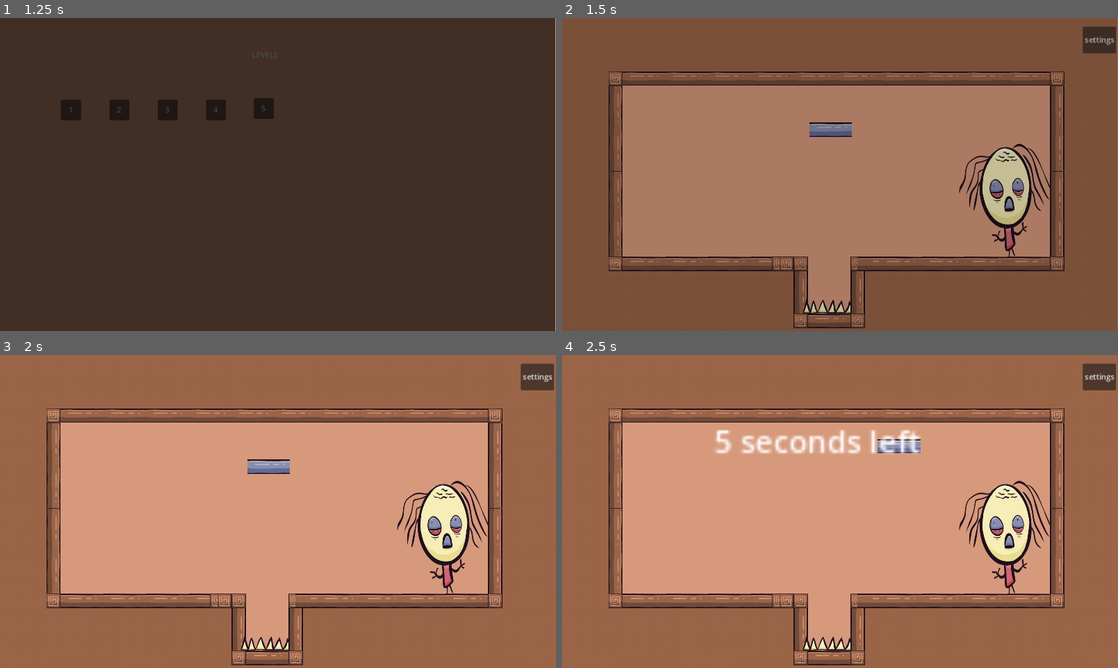
Above: before the commit, frames 1-4 (two rows, left to right).
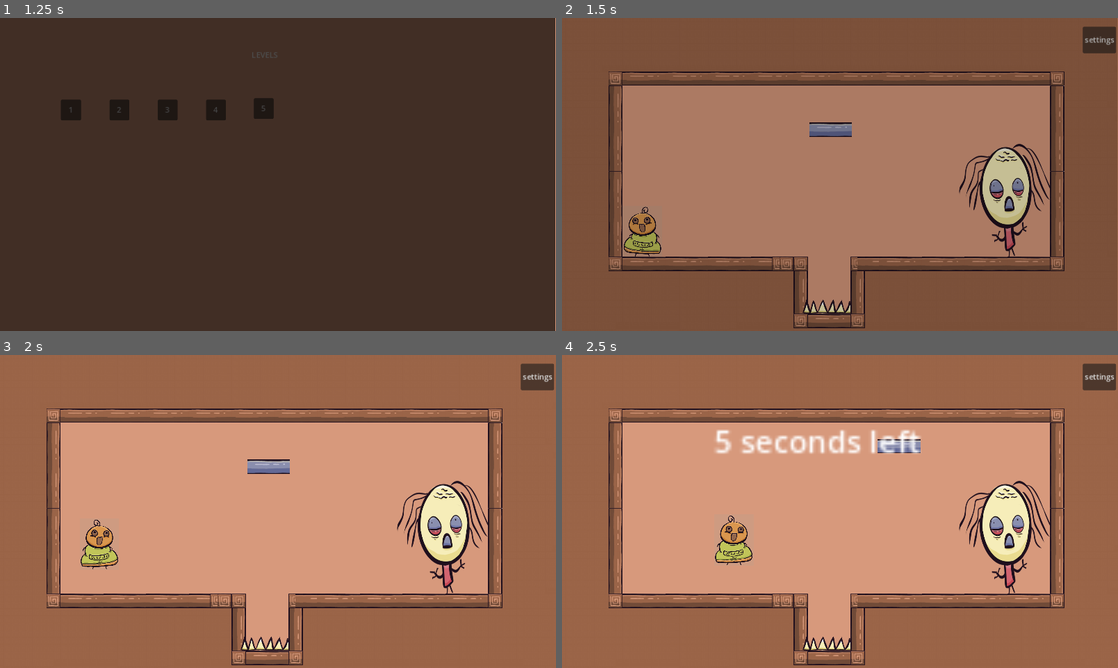
Above: after the commit, the same moments.

Repository: Yotambu100/The-hood-Five
Game: Godot game, scene res://main.tscn
The game is run twice, just before and just after one commit, with the same random seed, the same clock (stepped at 60 frames per second) and the same inputs.
Inputs (mouse positions are in pixels of both pictures, inside the frame that each line leads up to):
- Up to frame 1 (1.25 s): click (278, 271) at 0.5 s
- Up to frame 2 (1.5 s): click "1" at 1.25 s
- Up to frame 3 (2 s): no input
- Up to frame 4 (2.5 s): drag from (828, 467) to (895, 442) at 2.02 s

Frame 1 is identical in both runs. In frame 2, 0.7% of the frame differs, in the area x 11-18%, y 60-77%; in frame 3, 0.7%, in the area x 14-22%, y 52-69%; in frame 4, 0.7%.

Commit message:
add Momy images

Diff:
--- a/AutoPlayer/Player.tscn
+++ b/AutoPlayer/Player.tscn
@@ -1,8 +1,38 @@
-[gd_scene load_steps=19 format=3 uid="uid://y22qwdmagkle"]
+[gd_scene load_steps=34 format=3 uid="uid://y22qwdmagkle"]
 
 [ext_resource type="Script" path="res://AutoPlayer/Player.gd" id="1_72qd3"]
 [ext_resource type="Texture2D" uid="uid://cpbkifti6mk74" path="res://AutoPlayer/Player_idle1.png" id="2_dhkk1"]
 [ext_resource type="Texture2D" uid="uid://bk0uwxhqvcjfv" path="res://player/Player hands up.png" id="3_86g3i"]
+[ext_resource type="Texture2D" uid="uid://ojvdnxpax144" path="res://AutoPlayer/Animations/IdleAnimation/playerIdle_1.png" id="2_0xee7"]
+[ext_resource type="Texture2D" uid="uid://c1ydqj100lm4y" path="res://AutoPlayer/Animations/IdleAnimation/playerIdle_2.png" id="3_bc8m3"]
+[ext_resource type="Texture2D" uid="uid://t51hov6tjc02" path="res://AutoPlayer/Animations/IdleAnimation/playerIdle_3.png" id="4_62xdm"]
+[ext_resource type="Texture2D" uid="uid://cusu3kcjxfc8" path="res://AutoPlayer/Animations/IdleAnimation/playerIdle_4.png" id="5_680l3"]
+[ext_resource type="Texture2D" uid="uid://cb7ejf5062yjs" path="res://AutoPlayer/Animations/IdleAnimation/playerIdle_5.png" id="6_pfpxi"]
+[ext_resource type="Texture2D" uid="uid://lii0710eqsrf" path="res://AutoPlayer/Animations/IdleAnimation/playerIdle_6.png" id="7_oxhig"]
+[ext_resource type="Texture2D" uid="uid://dujin1ciq6pxi" path="res://AutoPlayer/Animations/IdleAnimation/playerIdle_7.png" id="8_4hcjg"]
+[ext_resource type="Texture2D" uid="uid://bgm3cwukv5mym" path="res://AutoPlayer/Animations/IdleAnimation/playerIdle_8.png" id="9_aqhqr"]
+[ext_resource type="Texture2D" uid="uid://b1f5r1bdmluy6" path="res://AutoPlayer/Animations/IdleAnimation/playerIdle_9.png" id="10_81uge"]
+[ext_resource type="Texture2D" uid="uid://cbv0gmbtxqmdr" path="res://AutoPlayer/Animations/IdleAnimation/playerIdle_10.png" id="11_uypo4"]
+[ext_resource type="Texture2D" uid="uid://cc3iatnj1jxti" path="res://AutoPlayer/Animations/IdleAnimation/playerIdle_11.png" id="12_mtfet"]
+[ext_resource type="Texture2D" uid="uid://c7r2atvfqsqus" path="res://AutoPlayer/Animations/IdleAnimation/playerIdle_12.png" id="13_xsopi"]
+[ext_resource type="Texture2D" uid="uid://badsasw3w0ysd" path="res://AutoPlayer/Animations/IdleAnimation/playerIdle_13.png" id="14_xiecv"]
+[ext_resource type="Texture2D" uid="uid://oajpr3oaryhr" path="res://AutoPlayer/Animations/IdleAnimation/playerIdle_14.png" id="15_wk4xo"]
+[ext_resource type="Texture2D" uid="uid://crd8ggnl2wfda" path="res://AutoPlayer/Animations/IdleAnimation/playerIdle_15.png" id="16_h2a2b"]
+[ext_resource type="Texture2D" uid="uid://bj0mdxunh47tb" path="res://AutoPlayer/Animations/RunAnimation/playerRun_1.png" id="17_kjnrs"]
+[ext_resource type="Texture2D" uid="uid://bmqd1o8rm73rb" path="res://AutoPlayer/Animations/RunAnimation/playerRun_2.png" id="18_vqbvr"]
+[ext_resource type="Texture2D" uid="uid://dmpp10qqauvqx" path="res://AutoPlayer/Animations/RunAnimation/playerRun_3.png" id="19_p14e7"]
+[ext_resource type="Texture2D" uid="uid://c86orh0uhnqcf" path="res://AutoPlayer/Animations/RunAnimation/playerRun_4.png" id="20_oprvr"]
+[ext_resource type="Texture2D" uid="uid://0bnb3v3s5of3" path="res://AutoPlayer/Animations/RunAnimation/playerRun_5.png" id="21_ndi7c"]
+[ext_resource type="Texture2D" uid="uid://b8qjlo2h8lfmg" path="res://AutoPlayer/Animations/RunAnimation/playerRun_6.png" id="22_tlnq0"]
+[ext_resource type="Texture2D" uid="uid://c22u55h2fh7dv" path="res://AutoPlayer/Animations/RunAnimation/playerRun_7.png" id="23_fchvu"]
+[ext_resource type="Texture2D" uid="uid://dq8fdt18u11ie" path="res://AutoPlayer/Animations/RunAnimation/playerRun_8.png" id="24_i36xv"]
+[ext_resource type="Texture2D" uid="uid://dgwi1ye4k0oh6" path="res://AutoPlayer/Animations/RunAnimation/playerRun_9.png" id="25_2v2d7"]
+[ext_resource type="Texture2D" uid="uid://d0d38blgkmkv0" path="res://AutoPlayer/Animations/RunAnimation/playerRun_10.png" id="26_t1gmn"]
+[ext_resource type="Texture2D" uid="uid://c3kouy4eooitd" path="res://AutoPlayer/Animations/RunAnimation/playerRun_11.png" id="27_dixij"]
+[ext_resource type="Texture2D" uid="uid://c8ypkvmrox67u" path="res://AutoPlayer/Animations/RunAnimation/playerRun_12.png" id="28_06ca1"]
+[ext_resource type="Texture2D" uid="uid://4ui2n8wyi1c4" path="res://AutoPlayer/Animations/RunAnimation/playerRun_13.png" id="29_udk5u"]
+[ext_resource type="Texture2D" uid="uid://hxpaa6bm1lsg" path="res://AutoPlayer/Animations/RunAnimation/playerRun_14.png" id="30_omknb"]
+[ext_resource type="Texture2D" uid="uid://sop0hvykgbs0" path="res://AutoPlayer/Animations/RunAnimation/playerRun_15.png" id="31_7kdh2"]
 [sub_resource type="RectangleShape2D" id="RectangleShape2D_xha2n"]
 size = Vector2(10.9463, 63.8477)
 
@@ -10,53 +40,103 @@
 animations = [{
 "frames": [{
 "duration": 1.0,
-"texture": ExtResource("2_devk5")
+"texture": ExtResource("2_0xee7")
 }, {
 "duration": 1.0,
-"texture": ExtResource("3_3b0ye")
+"texture": ExtResource("3_bc8m3")
 }, {
 "duration": 1.0,
-"texture": ExtResource("4_nc5iv")
+"texture": ExtResource("4_62xdm")
 }, {
 "duration": 1.0,
-"texture": ExtResource("5_5mrno")
+"texture": ExtResource("5_680l3")
 }, {
 "duration": 1.0,
-"texture": ExtResource("6_l0anr")
+"texture": ExtResource("6_pfpxi")
 }, {
 "duration": 1.0,
-"texture": ExtResource("7_5o43o")
+"texture": ExtResource("7_oxhig")
 }, {
 "duration": 1.0,
-"texture": ExtResource("8_crxiy")
+"texture": ExtResource("8_4hcjg")
 }, {
 "duration": 1.0,
-"texture": ExtResource("9_o8osa")
+"texture": ExtResource("9_aqhqr")
 }, {
 "duration": 1.0,
-"texture": ExtResource("10_h6121")
+"texture": ExtResource("10_81uge")
 }, {
 "duration": 1.0,
-"texture": ExtResource("11_40ayh")
+"texture": ExtResource("11_uypo4")
 }, {
 "duration": 1.0,
-"texture": ExtResource("12_0upk4")
+"texture": ExtResource("12_mtfet")
 }, {
 "duration": 1.0,
-"texture": ExtResource("13_e67cx")
+"texture": ExtResource("13_xsopi")
 }, {
 "duration": 1.0,
-"texture": ExtResource("14_xklhf")
+"texture": ExtResource("14_xiecv")
 }, {
 "duration": 1.0,
-"texture": ExtResource("15_7dwwf")
+"texture": ExtResource("15_wk4xo")
 }, {
 "duration": 1.0,
-"texture": ExtResource("16_kq23g")
+"texture": ExtResource("16_h2a2b")
 }],
 "loop": true,
 "name": &"Idle",
-"speed": 28.0
+"speed": 30.0
+}, {
+"frames": [{
+"duration": 1.0,
+"texture": ExtResource("17_kjnrs")
+}, {
+"duration": 1.0,
+"texture": ExtResource("18_vqbvr")
+}, {
+"duration": 1.0,
+"texture": ExtResource("19_p14e7")
+}, {
+"duration": 1.0,
+"texture": ExtResource("20_oprvr")
+}, {
+"duration": 1.0,
+"texture": ExtResource("21_ndi7c")
+}, {
+"duration": 1.0,
+"texture": ExtResource("22_tlnq0")
+}, {
+"duration": 1.0,
+"texture": ExtResource("23_fchvu")
+}, {
+"duration": 1.0,
+"texture": ExtResource("24_i36xv")
+}, {
+"duration": 1.0,
+"texture": ExtResource("25_2v2d7")
+}, {
+"duration": 1.0,
+"texture": ExtResource("26_t1gmn")
+}, {
+"duration": 1.0,
+"texture": ExtResource("27_dixij")
+}, {
+"duration": 1.0,
+"texture": ExtResource("28_06ca1")
+}, {
+"duration": 1.0,
+"texture": ExtResource("29_udk5u")
+}, {
+"duration": 1.0,
+"texture": ExtResource("30_omknb")
+}, {
+"duration": 1.0,
+"texture": ExtResource("31_7kdh2")
+}],
+"loop": true,
+"name": &"Run",
+"speed": 30.0
 }]
 
 [node name="Player" type="CharacterBody2D"]
@@ -73,7 +153,6 @@
 scale = Vector2(0.1225, 0.107875)
 sprite_frames = SubResource("SpriteFrames_2cv27")
 animation = &"Idle"
-frame_progress = 0.552494
 
 [node name="MoveTimer" type="Timer" parent="."]
 process_callback = 0
Renamed: AutoPlayer/playerIdle_1.png -> AutoPlayer/Animations/IdleAnimation/playerIdle_1.png
Not shown, changed: AutoPlayer/Animations/IdleAnimation/playerIdle_1.png.import
Renamed: AutoPlayer/playerIdle_10.png -> AutoPlayer/Animations/IdleAnimation/playerIdle_10.png
Not shown, changed: AutoPlayer/Animations/IdleAnimation/playerIdle_10.png.import
Renamed: AutoPlayer/playerIdle_11.png -> AutoPlayer/Animations/IdleAnimation/playerIdle_11.png
Not shown, added: AutoPlayer/Animations/IdleAnimation/playerIdle_11.png.import
Renamed: AutoPlayer/playerIdle_12.png -> AutoPlayer/Animations/IdleAnimation/playerIdle_12.png
Not shown, changed: AutoPlayer/Animations/IdleAnimation/playerIdle_12.png.import
Renamed: AutoPlayer/playerIdle_13.png -> AutoPlayer/Animations/IdleAnimation/playerIdle_13.png
Not shown, added: AutoPlayer/Animations/IdleAnimation/playerIdle_13.png.import
Renamed: AutoPlayer/playerIdle_14.png -> AutoPlayer/Animations/IdleAnimation/playerIdle_14.png
Not shown, added: AutoPlayer/Animations/IdleAnimation/playerIdle_14.png.import
(and 63 more such lines)
